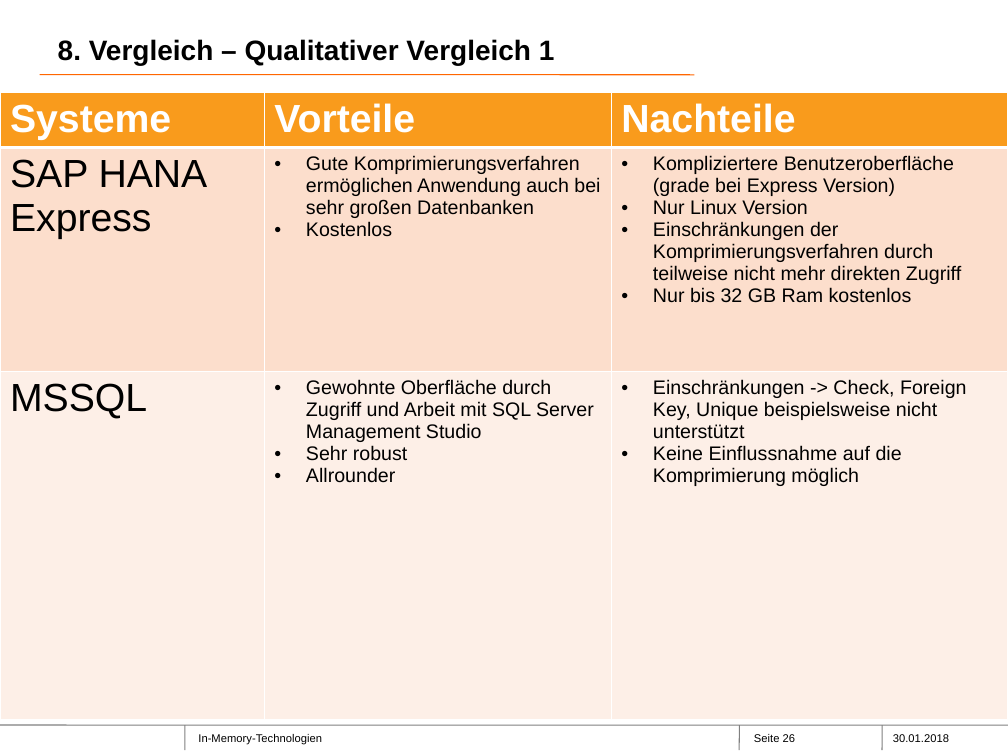
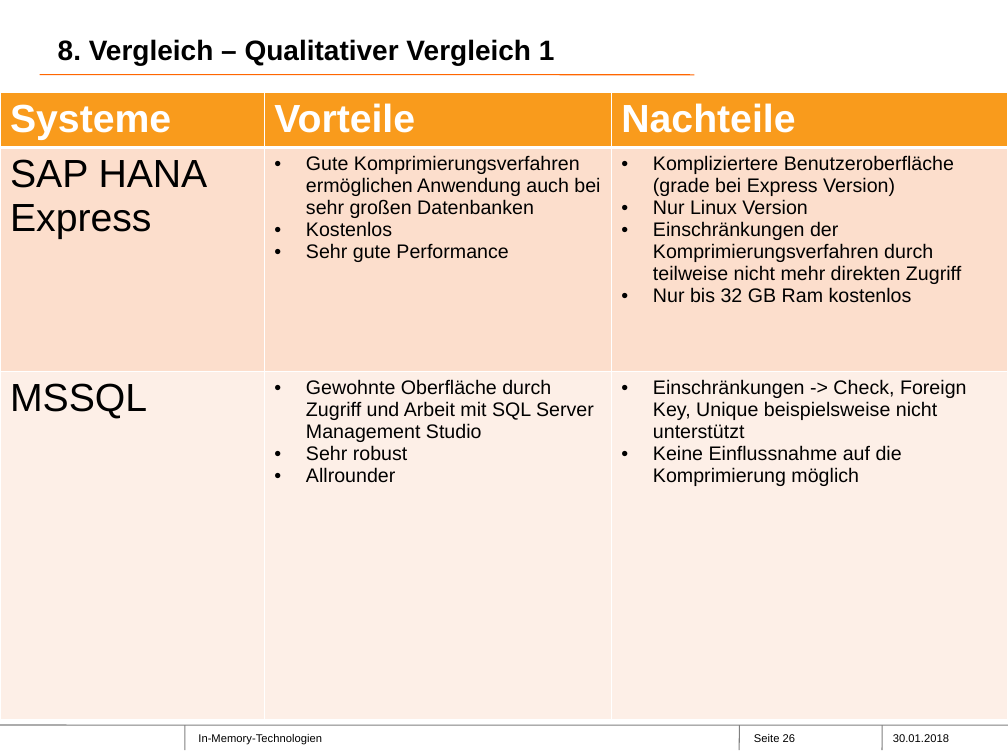
Before and after one commit to Philwi/ProjektseminarInMemory, a slide deck: slide 26 of FINAL.pptx. Drawn at 1008x756 pixels with LibreOffice and Linux fonts; fonts in the diff are those of the drawing; background and template pictures are left out. Boxes give left, top, right and bottom in pixels: in the first picture for what was removed or moved away, otherwise in the second. Text is boxed around its words. In the diff, an @@ line names an element or a change of style, - is before the commit and + after.

```diff
--- a/FINAL.pptx
+++ b/FINAL.pptx
@@ table at [0,93,1007,720] @@
-row 2, column 2: Gute Komprimierungsverfahren ermöglichen Anwendung auch bei sehr großen Datenbanken / Kostenlos
+row 2, column 2: Gute Komprimierungsverfahren ermöglichen Anwendung auch bei sehr großen Datenbanken / Kostenlos / Sehr gute Performance
```
Also in this commit, not shown: 10 other slides changed.
